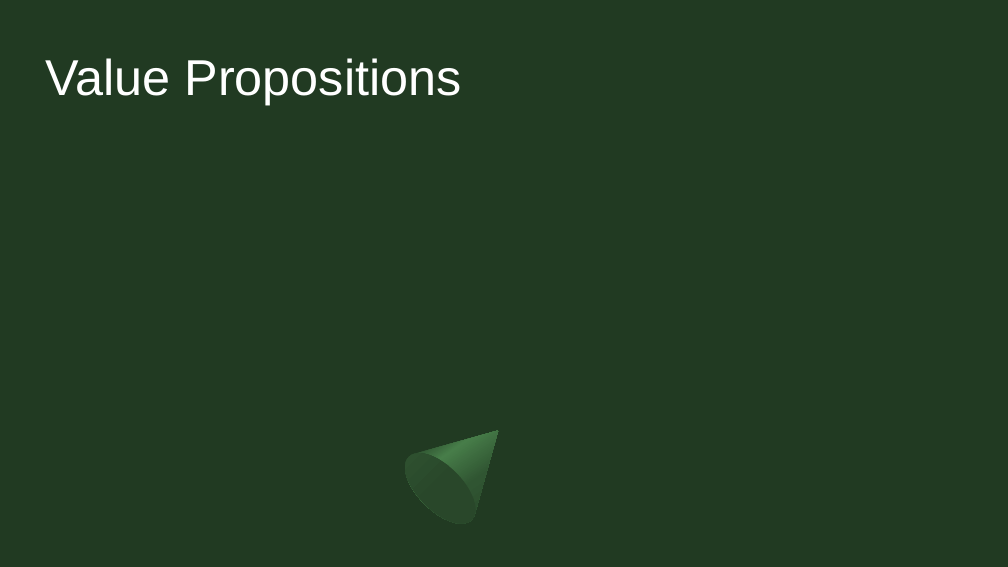
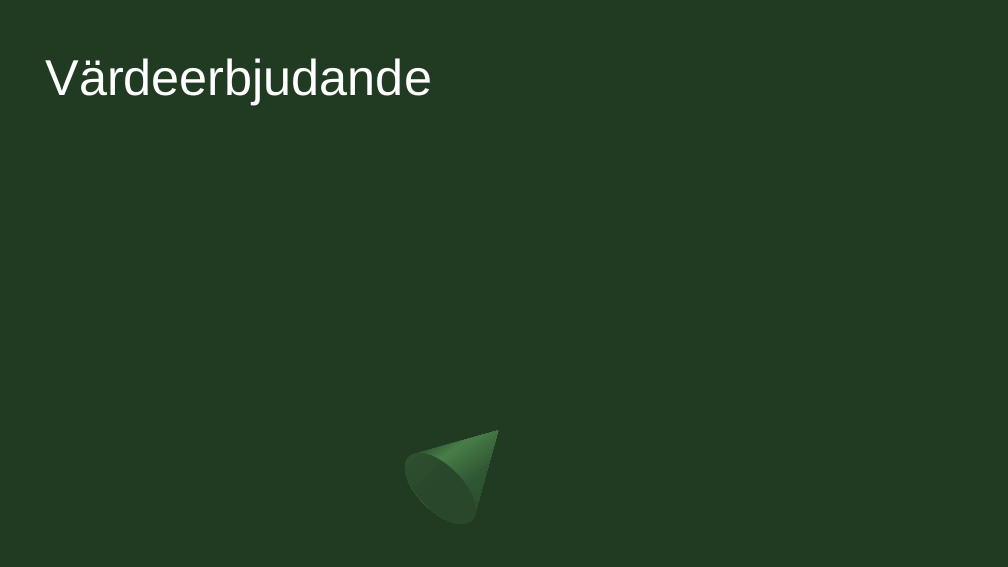
Before and after one commit to Sjofil/HASAB-IDA3, a slide deck: slide 5 of Business Canvas Model/Business canvas model.pptx. Drawn at 1008x567 pixels with LibreOffice and Linux fonts; fonts in the diff are those of the drawing. Boxes give left, top, right and bottom in pixels: in the first picture for what was removed or moved away, otherwise in the second. Text is boxed around its words. In the diff, an @@ line names an element or a change of style, - is before the commit and + after.

```diff
--- a/Business Canvas Model/Business canvas model.pptx
+++ b/Business Canvas Model/Business canvas model.pptx
@@ title at [46,58,432,105]: text changed @@
-Value Propositions
+Värdeerbjudande
```
Also in this commit, not shown: 6 other slides changed, 3 slides added, 3 slides removed.
